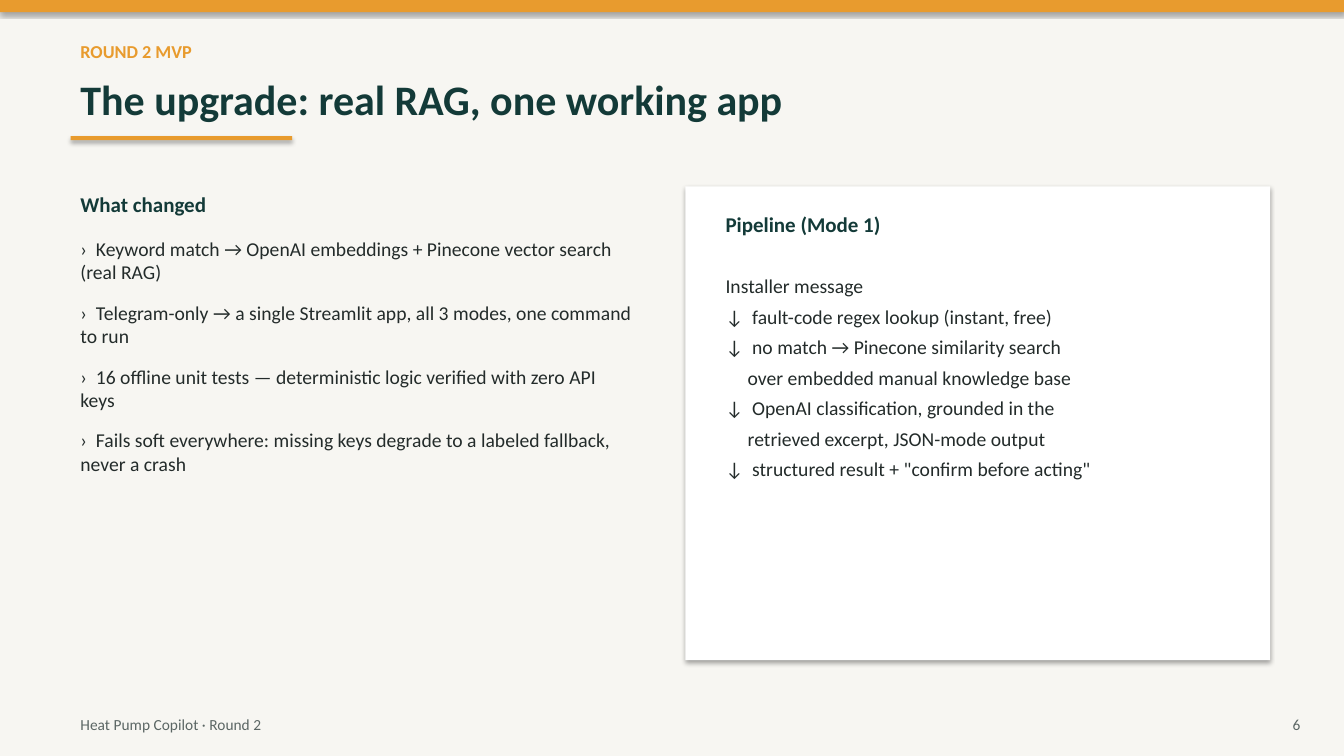
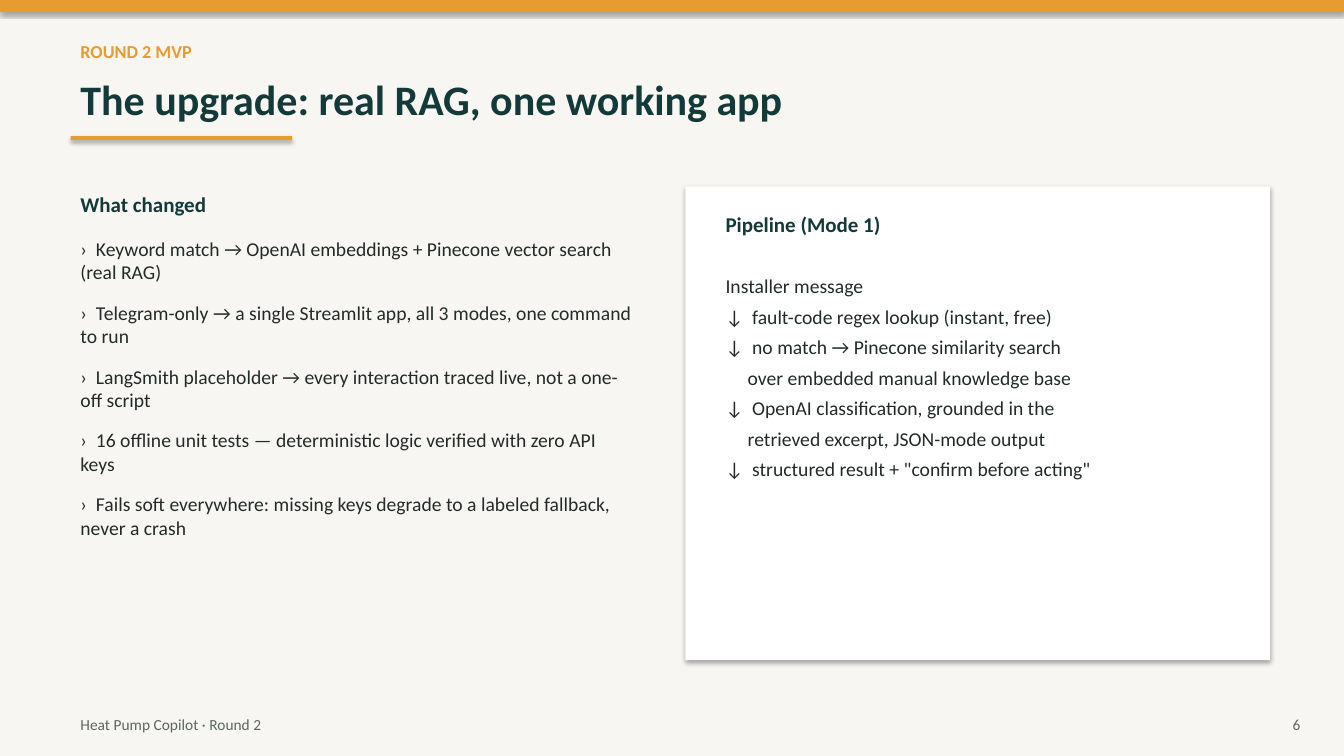
Before and after one commit to anandnarasipuram/Capstone-project-heat-pump-copilot-round-2, a slide deck: slide 6 of presentation.pptx. Drawn at 1344x756 pixels with LibreOffice and Linux fonts; fonts in the diff are those of the drawing. Boxes give left, top, right and bottom in pixels: in the first picture for what was removed or moved away, otherwise in the second. Text is boxed around its words. In the diff, an @@ line names an element or a change of style, - is before the commit and + after.

Commit message:
Wire live LangSmith tracing into the MVP (Round 2, not a placeholder)
- core/tracing.py: central setup, fails soft with no API key
- core/pipeline.py: new orchestration layer, one @traceable turn per
  mode (fault_triage_turn, commissioning_turn, predictive_turn) so each
  interaction is one parent trace with retrieval/classification nested
  underneath, not scattered spans
- llm.py, rag.py, keyword_fallback.py, fault_lookup.py: every AI call
  site (and the free deterministic path) now traced
- app.py: calls only core/pipeline.py now; added LangSmith sidebar status
- Verified live end-to-end against real OpenAI/Pinecone/LangSmith keys:
  correct nested trace structure confirmed via the LangSmith API for all
  3 modes, including the EU-endpoint gotcha Round 1 already documented
- Updated mvp_documentation.md, poc_documentation.md, GDPR + EU AI Act
  compliance docs, strategic_plan.md, and the presentation deck to
  reflect live tracing instead of the POC-era placeholder framing
- 16 offline unit tests still pass with zero API keys (langsmith import
  is safe/no-op without a key)

```diff
--- a/presentation.pptx
+++ b/presentation.pptx
@@ text at bbox=[80, 370, 617, 410]: paragraph added @@
+› LangSmith placeholder → every interaction traced live, not a one-off script
```
Also in this commit, not shown: 16 other files.
